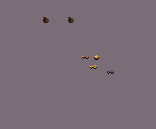
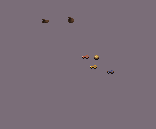
Layer changes from the first 156x129 image to the second:
painted on "EmptySack.png" over left=42, top=17, right=49, bottom=23
